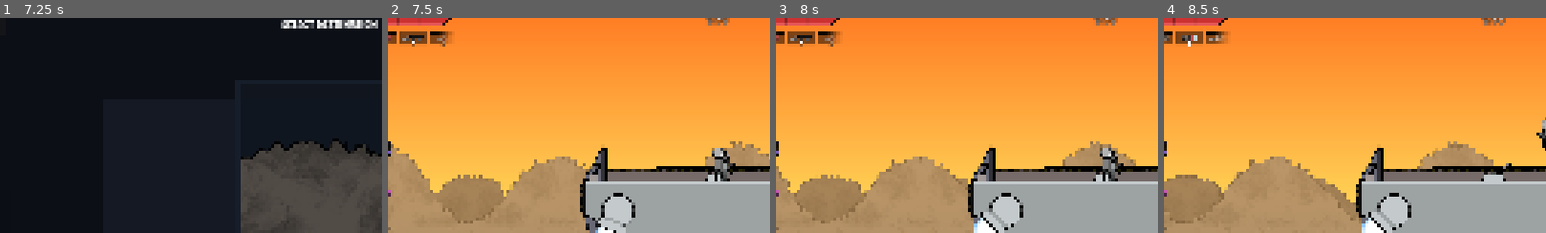
Above: before the commit, frames 1-4 (left to right).
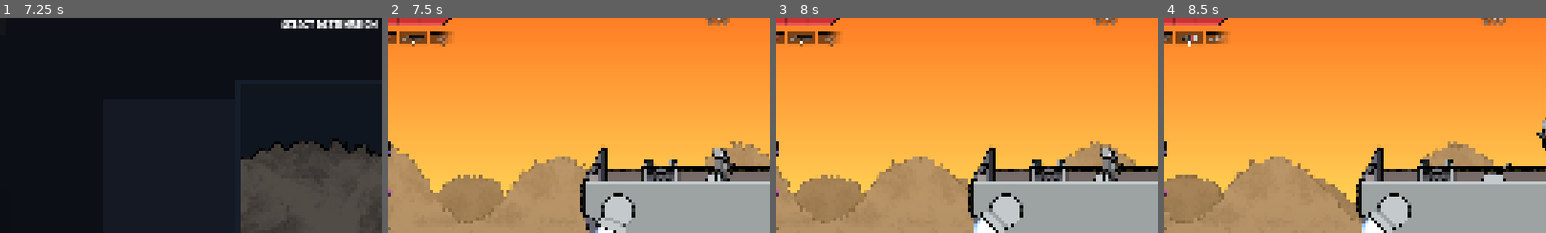
Above: after the commit, the same moments.

Repository: Syntinulls/Magnetide
Game: Godot game, scene res://_project/app/app_root.tscn
Same seed, same stepped clock (60 frames per second), same inputs: the game is played once before the commit and once after it. The engine's default icon, where the game draws it, is replaced by a stand-in: a white triangle on a blue panel in a dark square.
Inputs (mouse positions are % of the whole screen's width and height, from its top left):
- Up to frame 1 (7.25 s): click "New Game" at 0.5 s; click (28, 28) at 1.25 s; click (40, 28) at 2.02 s; click (64, 28) at 2.77 s; click "SHIP" at 3.5 s; click "PLAYER" at 4.25 s; click (50, 6) at 5 s; click ">" at 5.75 s; click "<" at 6.5 s
- Up to frame 2 (7.5 s): click "Deploy" at 7.25 s
- Up to frame 3 (8 s): no input
- Up to frame 4 (8.5 s): move the mouse to (72, 45) at 8.02 s; hold D (move_right) from 8.03 s (still down); hold Mouse wheel down (hotbar_scroll_down) from 8.03 s (still down); click (72, 45) at 8.17 s; tap Space (move_jump) at 8.27 s
The pictures show only the part of the screen within x 7-57%, y 2-52%; the shares and areas given below are measured in that part.

Frame 1 is identical in both runs. In frame 2, 0.7% of the frame differs, in the area x 66-77%, y 65-76%; in frame 3, 0.7%; in frame 4, 0.7%.

Commit message:
added enemy hit sfx + research station ready for implementation

Diff:
--- a/_project/autoloads/magnetide.gd
+++ b/_project/autoloads/magnetide.gd
@@ -80,7 +80,7 @@
 	get:
 		return LABEL_FONT
 
-var sfx:
+var sfx: SfxPlayer :
 	get:
 		return _sfx
 
--- a/_project/enemies/enemy.gd
+++ b/_project/enemies/enemy.gd
@@ -134,6 +134,7 @@
 		return
 	current_health -= amount
 	_flash_white()
+	Magnetide.sfx.play("enemy_hit.ogg", -6)
 	if current_health <= 0.0:
 		_enter_state(State.DEAD)
 		return
--- a/_project/level/threat/threat_ui.tscn
+++ b/_project/level/threat/threat_ui.tscn
@@ -29,6 +29,7 @@
 offset_right = 25.0
 offset_bottom = 250.0
 mouse_filter = 2
+step = 0.01
 fill_mode = 3
 texture_over = ExtResource("2_bar")
 texture_progress = ExtResource("3_progress")
--- /dev/null
+++ b/_project/ship/research_station.gd
@@ -0,0 +1,12 @@
+extends Area2D
+class_name ResearchStation
+
+
+# Called when the node enters the scene tree for the first time.
+func _ready() -> void:
+	pass # Replace with function body.
+
+
+# Called every frame. 'delta' is the elapsed time since the previous frame.
+func _process(delta: float) -> void:
+	pass
--- /dev/null
+++ b/_project/ship/research_station.tscn
@@ -0,0 +1,31 @@
+[gd_scene format=3 uid="uid://ggn0tn42w7k4"]
+
+[ext_resource type="Script" uid="uid://bppj8jyum8vmg" path="res://_project/ship/research_station.gd" id="1_n30xd"]
+[ext_resource type="Texture2D" uid="uid://cr8tps82oxgxq" path="res://_project/ship/sprites/ship_research_station.png" id="2_1ucmt"]
+
+[sub_resource type="SpriteFrames" id="SpriteFrames_s4r4w"]
+animations = [{
+"frames": [{
+"duration": 1.0,
+"texture": ExtResource("2_1ucmt")
+}],
+"loop": true,
+"name": &"default",
+"speed": 5.0
+}]
+
+[sub_resource type="RectangleShape2D" id="RectangleShape2D_y5p3a"]
+size = Vector2(147, 95)
+
+[node name="ResearchStation" type="Area2D" unique_id=229870124]
+script = ExtResource("1_n30xd")
+
+[node name="AnimatedSprite2D" type="AnimatedSprite2D" parent="." unique_id=1887484939]
+sprite_frames = SubResource("SpriteFrames_s4r4w")
+
+[node name="CollisionShape2D" type="CollisionShape2D" parent="." unique_id=847621238]
+position = Vector2(-0.5, -11.5)
+shape = SubResource("RectangleShape2D_y5p3a")
+
+[node name="UIAnchor" type="Marker2D" parent="." unique_id=215837037]
+position = Vector2(0, -85)
--- a/_project/ship/ship.tscn
+++ b/_project/ship/ship.tscn
@@ -10,6 +10,7 @@
 [ext_resource type="Texture2D" uid="uid://c64fldhe8gdig" path="res://_project/ship/sprites/ship_ff_anim.png" id="6_7id8t"]
 [ext_resource type="Script" uid="uid://cac7jk0nf7ojo" path="res://_project/enemies/hitbox.gd" id="6_dbcm7"]
 [ext_resource type="Script" uid="uid://bqv3p643kd7me" path="res://_project/enemies/enemy_target_point.gd" id="7_r6cvl"]
+[ext_resource type="PackedScene" uid="uid://ggn0tn42w7k4" path="res://_project/ship/research_station.tscn" id="8_6os2d"]
 [ext_resource type="PackedScene" uid="uid://d4nnmhac6tp0q" path="res://_project/ship/thruster.tscn" id="10_dbkfd"]
 
 [sub_resource type="SpriteFrames" id="SpriteFrames_dbkfd"]
@@ -121,6 +122,9 @@
 [node name="MagnetLever" parent="." unique_id=143007535 instance=ExtResource("3_lever")]
 position = Vector2(0, -77)
 
+[node name="ResearchStation" parent="." unique_id=229870124 instance=ExtResource("8_6os2d")]
+position = Vector2(-190, -113.35)
+
 [node name="DeparturePylonLeft" parent="." unique_id=1436115027 instance=ExtResource("5_departure_pylon")]
 visible = false
 position = Vector2(-398.19, -126)
Not shown, added: _project/audio/sfx/enemy_hit.ogg.import
Not shown, added: _project/ship/research_station.gd.uid
Binary file added: _project/ship/sprites/ship_research_station.png
Not shown, added: _project/ship/sprites/ship_research_station.png.import
Not shown, added: _project/audio/sfx/enemy_hit.ogg
